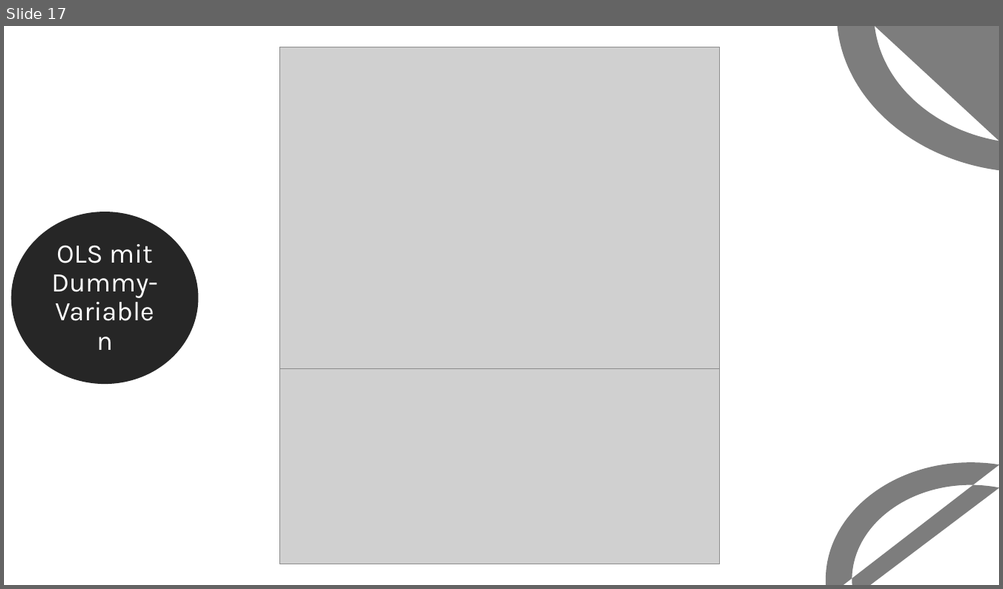
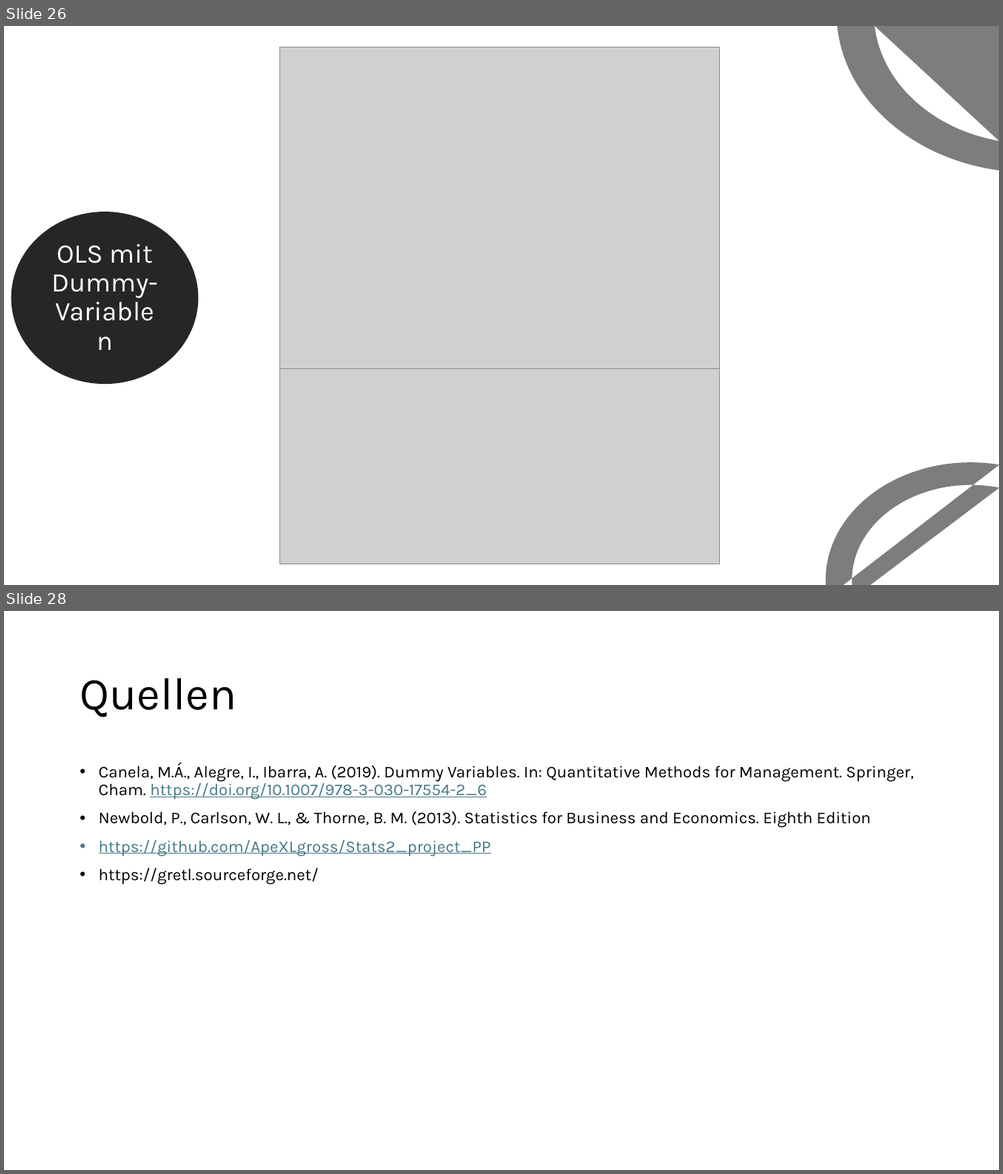
Before and after one commit to ApeXLgross/Stats2_project_PP, a slide deck: Statistk2.pptx. Shown one above the other, each under a label of ours: slide 17 before the commit, slides 26 and 28 after it; the slides between them are not shown. The pictures are 1003x589 and 1003x1174 pixels, drawn with LibreOffice and Linux fonts; fonts in the diff are those of the drawing; grey boxes stand for pictures. Boxes give left, top, right and bottom in pixels: in the first picture for what was removed or moved away, otherwise in the second. Text is boxed around its words. In the diff, an @@ line names an element or a change of style, - is before the commit and + after.

```diff
--- a/Statistk2.pptx
+++ b/Statistk2.pptx
@@ slide 28 added at [4,611,999,1170], background #FFFFFF @@
@@ title added at [79,678,236,718], 44 pt, text #000000 @@
+Quellen
@@ text added at [99,763,913,885], 16 pt, text #000000 @@
+• Canela, M.Á., Alegre, I., Ibarra, A. (2019). Dummy Variables. In: Quantitative Methods for Management. Springer, Cham. https://doi.org/10.1007/978-3-030-17554-2_6
+• Newbold, P., Carlson, W. L., & Thorne, B. M. (2013). Statistics for Business and Economics. Eighth Edition
+• https://github.com/ApeXLgross/Stats2_project_PP
+• https://gretl.sourceforge.net/
@@ what was slide 17 is now slide 26 @@
```
Also in this commit, not shown: 6 slides changed, 12 other slides added, 3 slides removed.
